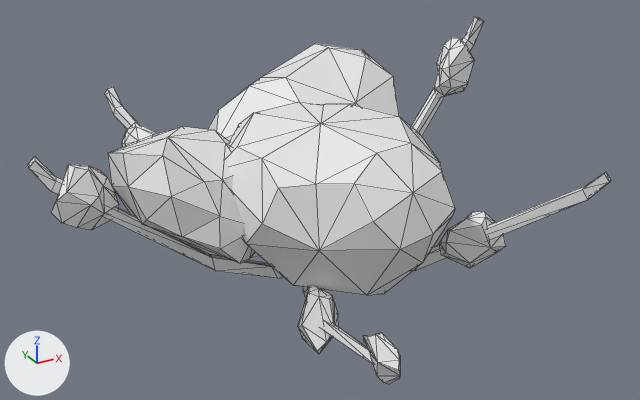
The FBX model Assets/EmaceArt/Slavic World Free/Resources/LOD3/EA03_Nature_Bush_03b.fbx: old version first, new version second.
One viewpoint serves both versions: a 50 mm camera at (-2.11, -4.18, 2.75) aimed at (0.12, -0.11, 0.71). Lighting does not change. The marker at lower left points along +X, +Y and +Z. Mesh edges are drawn as thin lines. Objects named as collision shapes, trigger or cutter boxes, shadow casters or lower levels of detail are left out. Where no turn or scale is listed for an object, it has been applied to the vertices.

Names of what the first picture shows: 'EA03_Nature_Bush_03b_LOD0'.
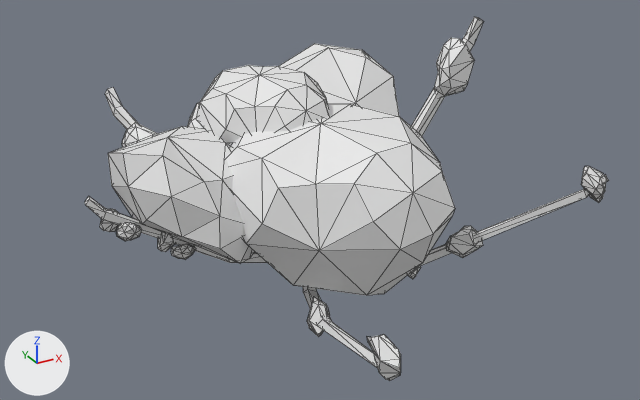
Boxes (x1, y1, x2, y2) around the edits, measured in the pictures (640 x 400 px; the box of a moved part takes in the faces that stretch with it):
'EA03_Nature_Bush_03b_LOD0', reshaped (10% narrower)
    before: (28, 17, 611, 384)
    after: (85, 17, 608, 381)
part 1 of me_ea03_nature_tree_01c_224, added
    after: (116, 222, 142, 241)
part 2 of me_ea03_nature_tree_01c_224, added
    after: (158, 233, 175, 252)
part 3 of me_ea03_nature_tree_01c_224, added
    after: (171, 244, 196, 259)
part 4 of me_ea03_nature_tree_01c_224, added
    after: (408, 266, 421, 279)
part 5 of me_ea03_nature_tree_01c_224, added
    after: (581, 166, 606, 203)
part 6 of me_ea03_nature_tree_01c_224, added
    after: (196, 65, 330, 145)
part 7 of me_ea03_nature_tree_01c_224, added
    after: (187, 102, 205, 129)
part 8 of me_ea03_nature_tree_01c_224, moved or reshaped
    before: (28, 156, 611, 355)
    after: (85, 175, 608, 337)
part 9 of me_ea03_nature_tree_01c_224, moved or reshaped
    before: (363, 333, 400, 384)
    after: (367, 334, 401, 381)

Diff of the bpy script that builds the scene:
```diff
--- a/Assets/EmaceArt/Slavic World Free/Resources/LOD3/EA03_Nature_Bush_03b.fbx.py
+++ b/Assets/EmaceArt/Slavic World Free/Resources/LOD3/EA03_Nature_Bush_03b.fbx.py
@@ me_ea03_nature_tree_01c_224 @@
-me_ea03_nature_tree_01c_224.from_pydata(...)  # 483 vertices, 886 faces; spans x -1.4..1.4, y -1.72..1.72, z 0.0..1.59
+me_ea03_nature_tree_01c_224.from_pydata(...)  # 721 vertices, 1334 faces; spans x -1.15..1.4, y -1.69..1.72, z 0.0..1.59
+# me_ea03_nature_tree_01c_224 part 1: the loose piece of 26 vertices spanning x -1.34..-0.97, y -0.02..0.22, z 0.73..1.1 is copied, and the copy is multiplied about its middle by the matrix ((-0.129, 0.015, -0.351), (-0.275, 0.228, 0.111), (0.218, 0.296, -0.067)), then moved by (0.21, -0.04, -0.22); it spans x -1.01..-0.89, y -0.01..0.11, z 0.63..0.76
+# me_ea03_nature_tree_01c_224 part 2: the loose piece of 26 vertices spanning x -1.34..-0.97, y -0.02..0.22, z 0.73..1.1 is copied, and the copy is multiplied about its middle by the matrix ((0.365, -0.077, -0.022), (0.068, 0.352, -0.106), (0.043, 0.1, 0.358)), then moved by (0.42, -0.02, -0.33); it spans x -0.8..-0.67, y 0.03..0.13, z 0.51..0.65
+# me_ea03_nature_tree_01c_224 part 3: the loose piece of 26 vertices spanning x -1.34..-0.97, y -0.02..0.22, z 0.73..1.1 is copied, and the copy is multiplied about its middle by the matrix ((-0.061, -0.012, -0.369), (-0.344, 0.138, 0.052), (0.134, 0.347, -0.033)), then moved by (0.5, -0.05, -0.41); it spans x -0.72..-0.59, y -0.02..0.1, z 0.46..0.57
+# me_ea03_nature_tree_01c_224 part 4: the loose piece of 26 vertices spanning x 0.66..1.0, y -0.75..-0.48, z 0.33..0.69 is copied, and the copy is multiplied about its middle by the matrix ((0.31, 0.209, 0.419), (0.345, -0.443, -0.034), (0.317, 0.276, -0.373)), then moved by (-0.27, 0.23, -0.17); it spans x 0.48..0.64, y -0.49..-0.29, z 0.24..0.42
+# me_ea03_nature_tree_01c_224 part 5: the loose piece of 26 vertices spanning x 0.66..1.0, y -0.75..-0.48, z 0.33..0.69 is copied, and the copy is multiplied about its middle by the matrix ((0.31, 0.209, 0.419), (0.345, -0.443, -0.034), (0.317, 0.276, -0.373)), then moved by (0.38, -0.49, 0.45); it spans x 1.13..1.29, y -1.2..-1.0, z 0.86..1.05
+# me_ea03_nature_tree_01c_224 part 6: the loose piece of 54 vertices spanning x -0.48..0.72, y -0.86..0.47, z 0.25..1.21 is copied, and the copy is scaled about its middle by 0.577, then moved by (-0.18, 0.42, 0.39); it spans x -0.41..0.28, y -0.17..0.6, z 0.84..1.4
+# me_ea03_nature_tree_01c_224 part 7: the loose piece of 54 vertices spanning x -0.48..0.72, y -0.86..0.47, z 0.25..1.21 is copied, and the copy is multiplied about its middle by the matrix ((-0.271, 0.211, -0.464), (-0.2, 0.439, 0.317), (0.469, 0.309, -0.133)), then moved by (-0.19, 0.74, 0.16); it spans x -0.44..0.21, y 0.18..0.95, z 0.59..1.18
+# me_ea03_nature_tree_01c_224 part 8
+# 4 vertices in x 0.17..1.2, y -1.06..0.07, z 0.25..0.94 move by (-0.01, -0.01, -0.01)
+# 115 vertices move from x -1.4..1.25, y -1.21..0.22, z 0.0..1.17 to x -1.15..1.24, y -1.19..0.16, z 0.09..1.03
+# me_ea03_nature_tree_01c_224 part 9
+# 3 vertices are removed from x -0.4..-0.35, y -1.58..-1.54, z 0.62..0.8
+# 25 faces are deleted
+# 3 vertices in x -0.41..-0.36, y -1.53..-1.51, z 0.6..0.66 move by (0.03, 0.01, -0.01)
+# 3 vertices in x -0.45..-0.41, y -1.64..-1.6, z 0.58..0.7 move by (0.03, 0.03, -0.01)
+# 3 vertices in x -0.38..-0.35, y -1.53, z 0.56..0.62 move by (0.02, 0.02, -0.01)
+# 16 vertices move from x -0.46..-0.34, y -1.72..-1.49, z 0.56..0.8 to x -0.43..-0.33, y -1.69..-1.47, z 0.56..0.78
+# 3 vertices are added at (-0.32, -1.6, 0.68), (-0.32, -1.57, 0.69), (-0.36, -1.68, 0.65)
+# 25 new faces join them
 me_ea03_nature_tree_01c_224.materials.append(mat_ea02_lpnp_slavika_colorsheet_v1_png_001)
```
